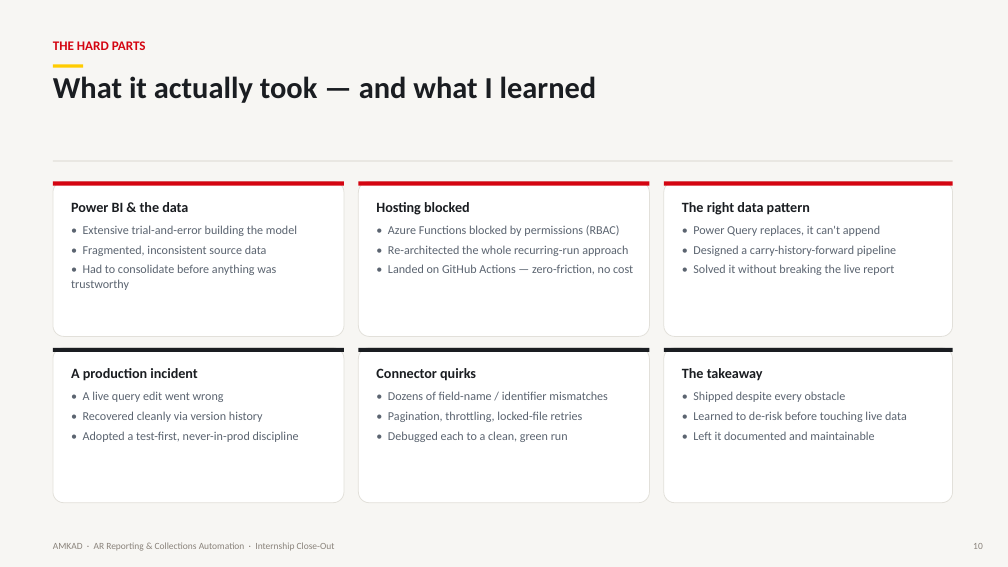
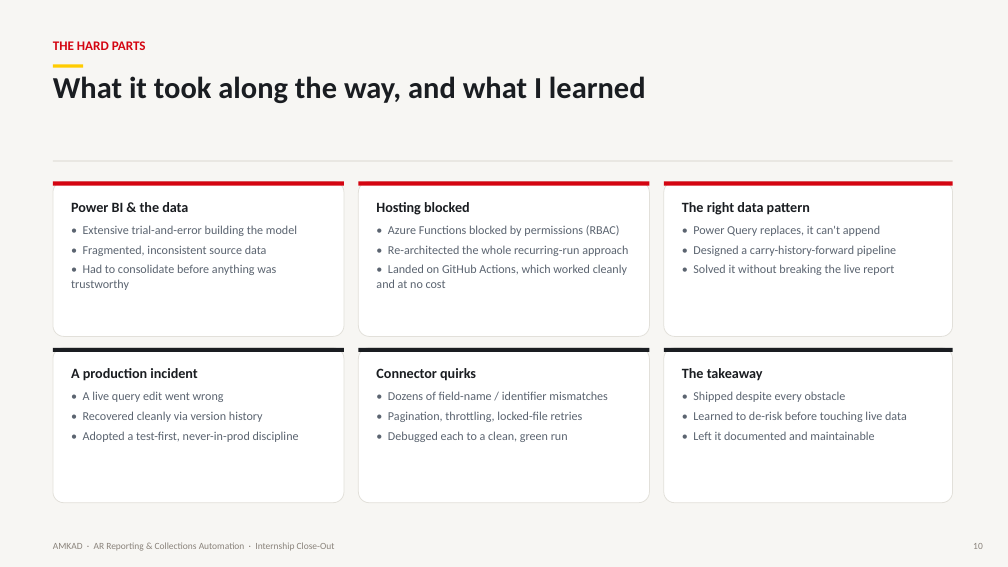
Before and after one commit to jkadadihi/Power-BI-, a slide deck: slide 10 of docs/AMKAD_Internship_Presentation.pptx. Drawn at 1008x567 pixels with LibreOffice and Linux fonts; fonts in the diff are those of the drawing. Boxes give left, top, right and bottom in pixels: in the first picture for what was removed or moved away, otherwise in the second. Text is boxed around its words. In the diff, an @@ line names an element or a change of style, - is before the commit and + after.

```diff
--- a/docs/AMKAD_Internship_Presentation.pptx
+++ b/docs/AMKAD_Internship_Presentation.pptx
@@ text at (53, 76, 646, 103): text changed @@
-What it actually took — and what I learned
+What it took along the way, and what I learned
@@ text at (376, 264, 627, 288): text changed @@
-• Landed on GitHub Actions — zero-friction, no cost
+• Landed on GitHub Actions, which worked cleanly and at no cost
```
Also in this commit, not shown: 12 other slides changed, 1 other file.
